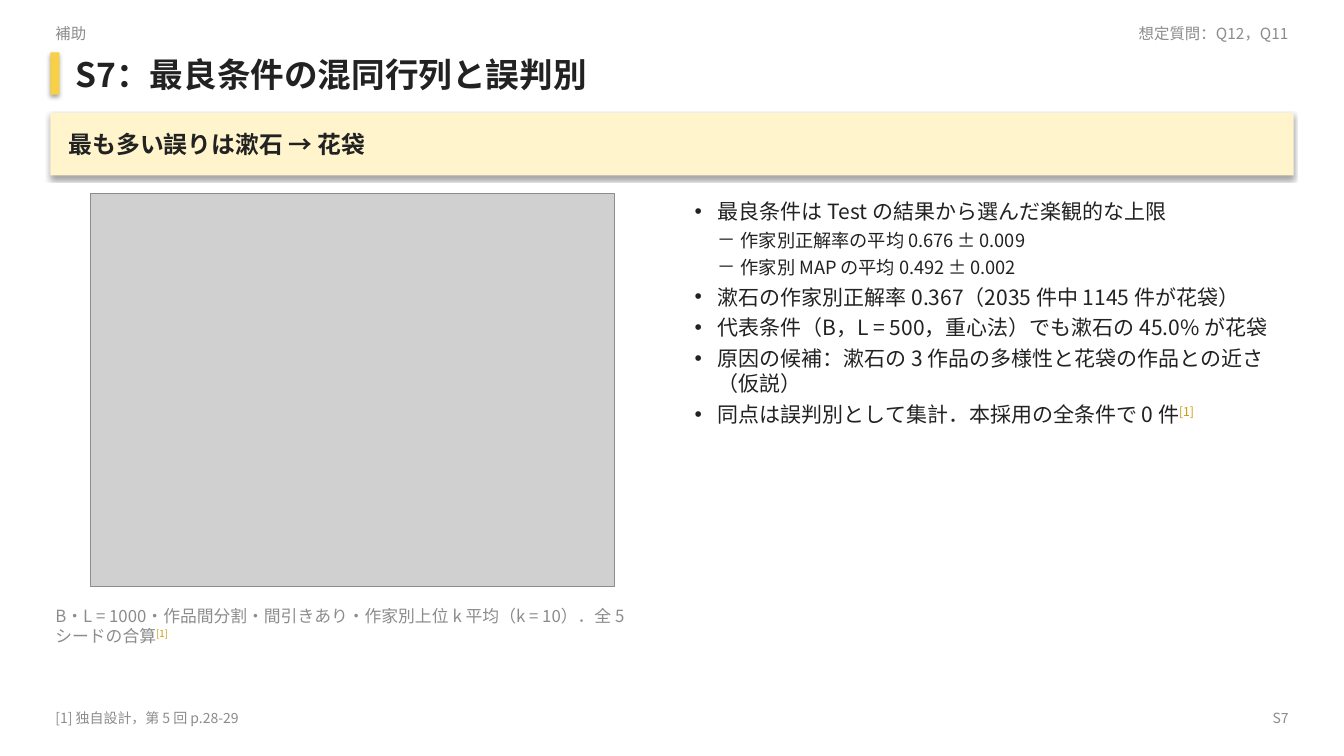
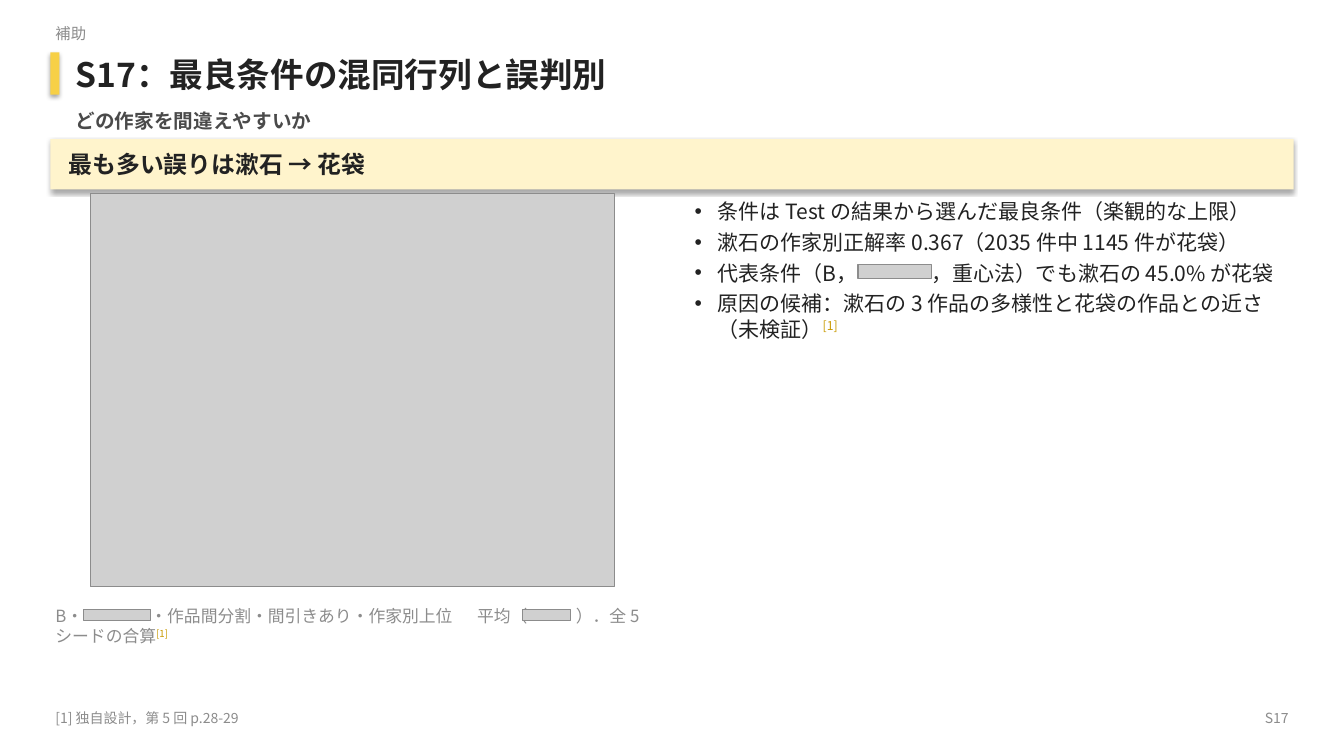
Before and after one commit to matsumoto-af22041/text-author-identifier-nlps, a slide deck: slide 41 of presentation/slides.pptx (slide 29 before the commit). Drawn at 1344x756 pixels with LibreOffice and Linux fonts; fonts in the diff are those of the drawing; grey boxes stand for pictures; background and template pictures are left out. Boxes give left, top, right and bottom in pixels: in the first picture for what was removed or moved away, otherwise in the second. Text is boxed around its words. In the diff, an @@ line names an element or a change of style, - is before the commit and + after.

```diff
--- a/presentation/slides.pptx
+++ b/presentation/slides.pptx
@@ text removed at (x1=1139, y1=26, x2=1289, y2=42) @@
-想定質問：Q12，Q11
@@ text at (x1=76, y1=58, x2=607, y2=90): text changed @@
-S7：最良条件の混同行列と誤判別
+S17：最良条件の混同行列と誤判別
@@ text added at (x1=76, y1=111, x2=312, y2=130), 14 pt, text #4A4A4A, bold @@
+どの作家を間違えやすいか
@@ rectangle "最も多い誤りは漱石 → 花袋" resized from (x1=50, y1=113, x2=1294, y2=175) to (x1=50, y1=139, x2=1294, y2=190) @@
@@ rectangle "最も多い誤りは漱石 → 花袋" at (x1=50, y1=139, x2=1294, y2=190): line spacing 1 to 20.4pt @@
@@ text at (x1=718, y1=201, x2=1250, y2=221): text changed; size 13 to 15 pt @@
-• 最良条件は Test の結果から選んだ楽観的な上限
-－ 作家別正解率の平均 0.676 ± 0.009
-－ 作家別 MAP の平均 0.492 ± 0.002
+• 条件は Test の結果から選んだ最良条件（楽観的な上限）
@@ text at (x1=718, y1=232, x2=1239, y2=252): line spacing 1 to 18pt @@
@@ text at (x1=718, y1=263, x2=1274, y2=339): text changed @@
-• 代表条件（B，L = 500，重心法）でも漱石の 45.0% が花袋
-• 原因の候補：漱石の 3 作品の多様性と花袋の作品との近さ（仮説）
-• 同点は誤判別として集計．本採用の全条件で 0 件[1]
+• 代表条件（B， ，重心法）でも漱石の 45.0% が花袋
+• 原因の候補：漱石の 3 作品の多様性と花袋の作品との近さ（未検証）[1]
@@ picture added at (x1=858, y1=264, x2=932, y2=278) @@
@@ text at (x1=55, y1=608, x2=452, y2=643): text changed @@
-B・L = 1000・作品間分割・間引きあり・作家別上位 k 平均（k = 10）．全 5 シードの合算[1]
+B・ ・作品間分割・間引きあり・作家別上位 平均（ ）．全 5 シードの合算[1]
@@ picture added at (x1=84, y1=609, x2=151, y2=620) @@
@@ picture added at (x1=522, y1=609, x2=571, y2=621) @@
@@ text at (x1=1265, y1=712, x2=1289, y2=723): text changed @@
-S7
+S17
```
Also in this commit, not shown: 33 other slides changed, 7 slides added, 2 slides removed, 25 other files.
